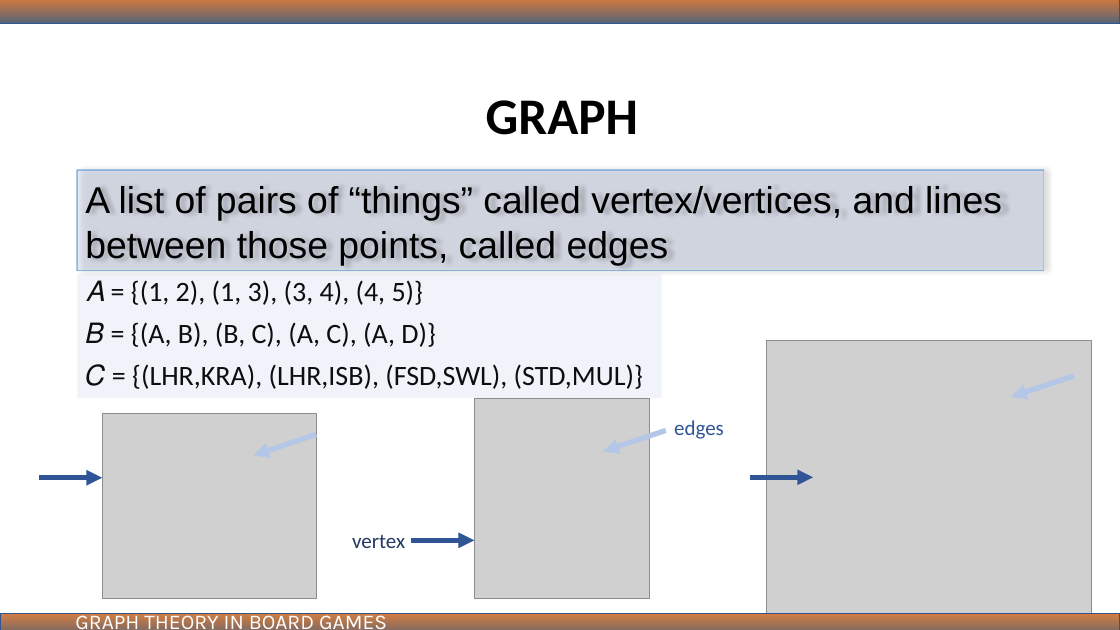
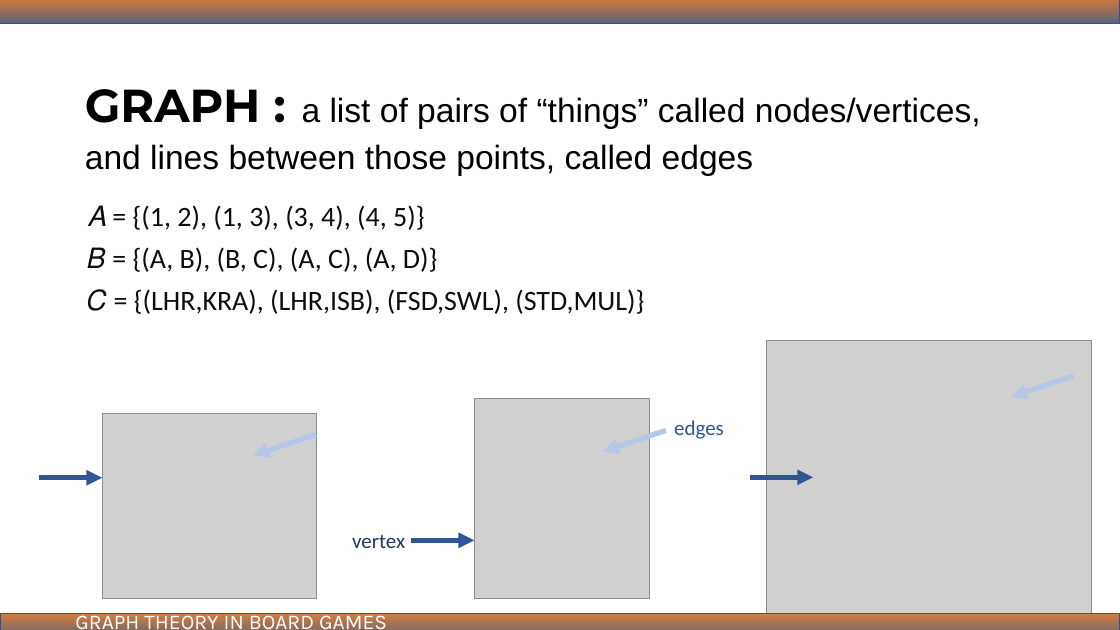
Before and after one commit to ibmbt/group5_graphtheory, a slide deck: slide 2 of group5_graphtheory.pptx (slide 3 before the commit). Drawn at 1120x630 pixels with LibreOffice and Linux fonts; fonts in the diff are those of the drawing; grey boxes stand for pictures. Boxes give left, top, right and bottom in pixels: in the first picture for what was removed or moved away, otherwise in the second. Text is boxed around its words. In the diff, an @@ line names an element or a change of style, - is before the commit and + after.

```diff
--- a/group5_graphtheory.pptx
+++ b/group5_graphtheory.pptx
@@ title "GRAPH : a list of ...": place and size @@
-title "GRAPH : a list of ..." at (77, 171, 1044, 271)
+title "GRAPH : a list of ..." at (85, 89, 981, 175)
@@ title "GRAPH : a list of ..." at (85, 89, 981, 175): fill #B4C7E7 at 31% opacity to none; outline #5B9BD5 1 pt to none; shadow off @@
@@ title at (85, 89, 981, 175): text changed; size 32 to 28.8 pt @@
-A list of pairs of “things” called vertex/vertices, and lines between those points, called edges
+GRAPH : a list of pairs of “things” called nodes/vertices, and lines between those points, called edges
@@ text removed at (486, 100, 638, 135) @@
-GRAPH
@@ text "𝐴 = {(1, 2), (1, ...": place and size @@
-text "𝐴 = {(1, 2), (1, ..." at (77, 273, 662, 398)
+text "𝐴 = {(1, 2), (1, ..." at (87, 205, 644, 314)
@@ text "𝐴 = {(1, 2), (1, ..." at (87, 205, 644, 314): fill #B4C7E7 at 20% opacity to none @@
```
Also in this commit, not shown: 14 other slides changed, 7 slides added, 17 slides removed, 3 other files.
